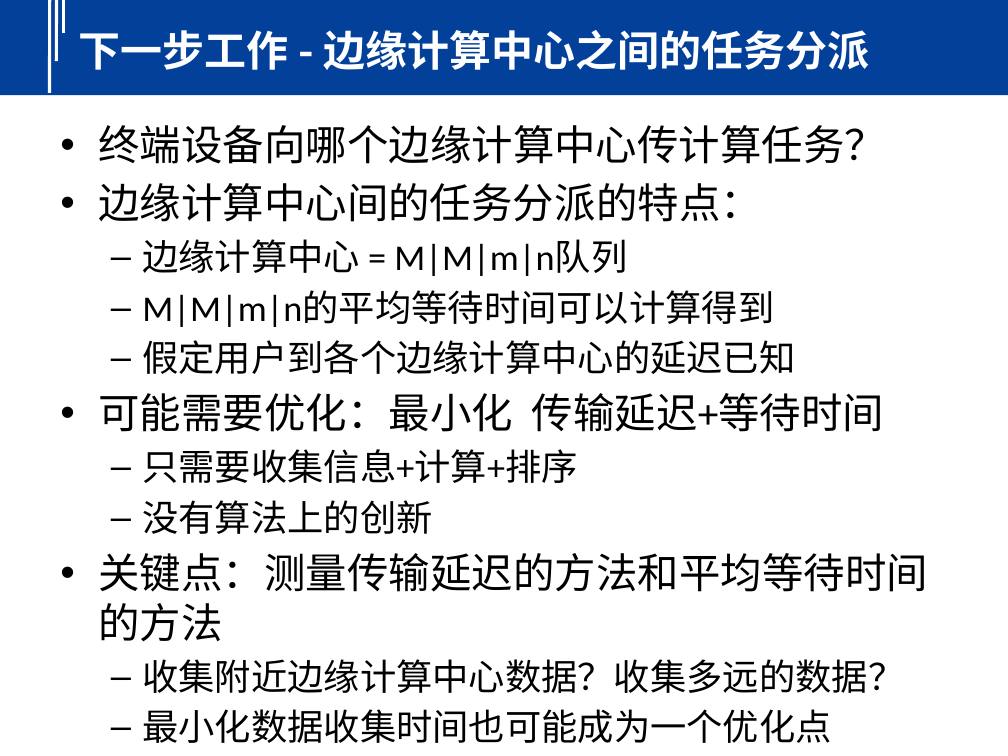
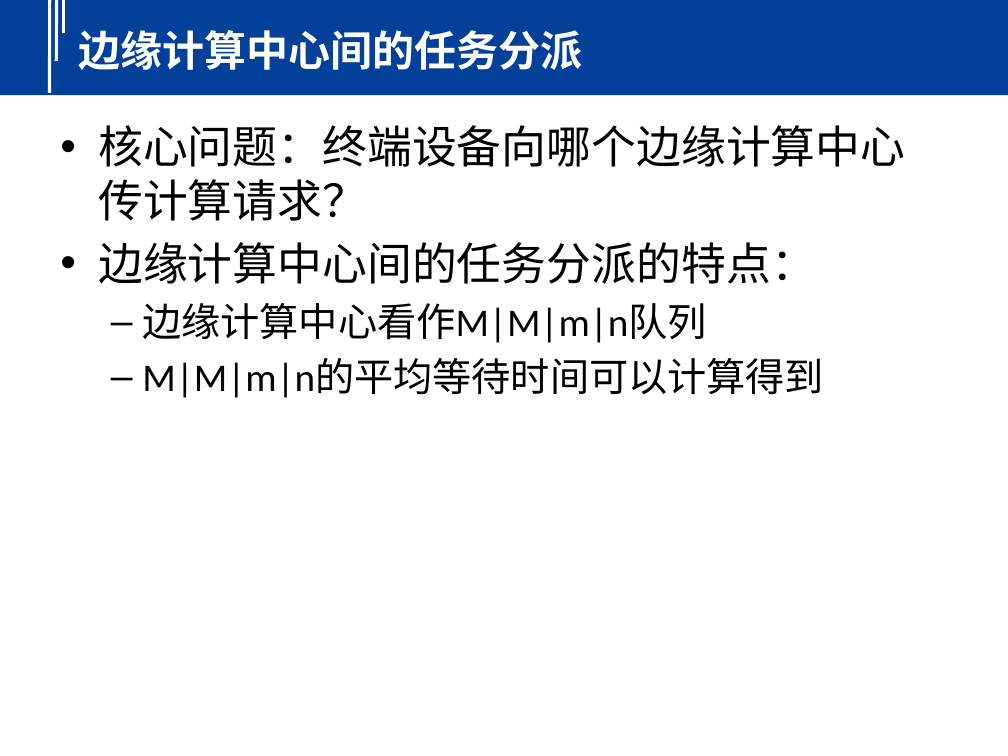
Before and after one commit to yindaheng98/DNet, a slide deck: slide 37 of 介绍（4：3）.pptx (slide 20 before the commit). Drawn at 1008x756 pixels with LibreOffice and Linux fonts; fonts in the diff are those of the drawing; background and template pictures are left out. Boxes give left, top, right and bottom in pixels: in the first picture for what was removed or moved away, otherwise in the second. Text is boxed around its words. In the diff, an @@ line names an element or a change of style, - is before the commit and + after.

```diff
--- a/介绍（4：3）.pptx
+++ b/介绍（4：3）.pptx
@@ title at (79, 30, 583, 70): text changed @@
-下一步工作 - 边缘计算中心之间的任务分派
+边缘计算中心间的任务分派
@@ text at (98, 125, 905, 221): text changed; size 29.6 to 32 pt @@
-• 终端设备向哪个边缘计算中心传计算任务？
+• 核心问题：终端设备向哪个边缘计算中心传计算请求？
@@ text at (98, 242, 824, 398): size 29.6 to 32 pt in "边缘计算中心间的任务分派的特点："; size 25.9 to 28 pt in "M|M|m|n的平均等待时间可以计算得到" @@
@@ text at (142, 303, 706, 343): text changed; size 25.9 to 28 pt @@
-  – 边缘计算中心 = M|M|m|n队列
+  – 边缘计算中心看作M|M|m|n队列
@@ text at (98, 340, 928, 743): paragraphs removed @@
-  – 假定用户到各个边缘计算中心的延迟已知
-• 可能需要优化：最小化 传输延迟+等待时间
-  – 只需要收集信息+计算+排序
-  – 没有算法上的创新
-• 关键点：测量传输延迟的方法和平均等待时间的方法
-  – 收集附近边缘计算中心数据？收集多远的数据？
-  – 最小化数据收集时间也可能成为一个优化点
```
Also in this commit, not shown: 14 other slides changed, 18 slides added.
